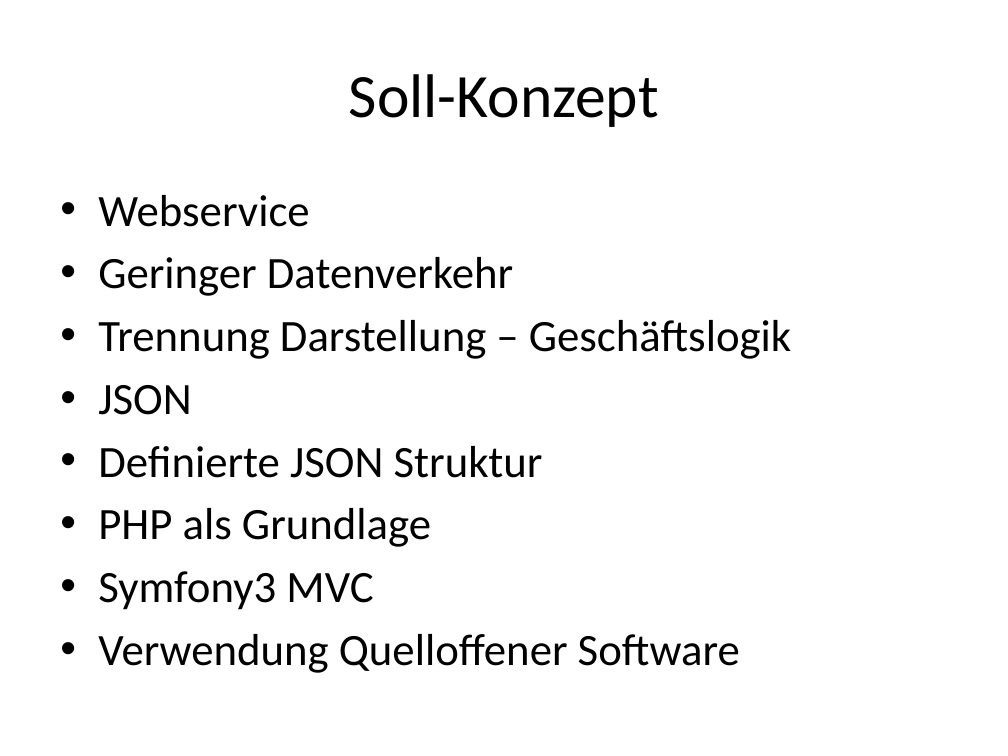
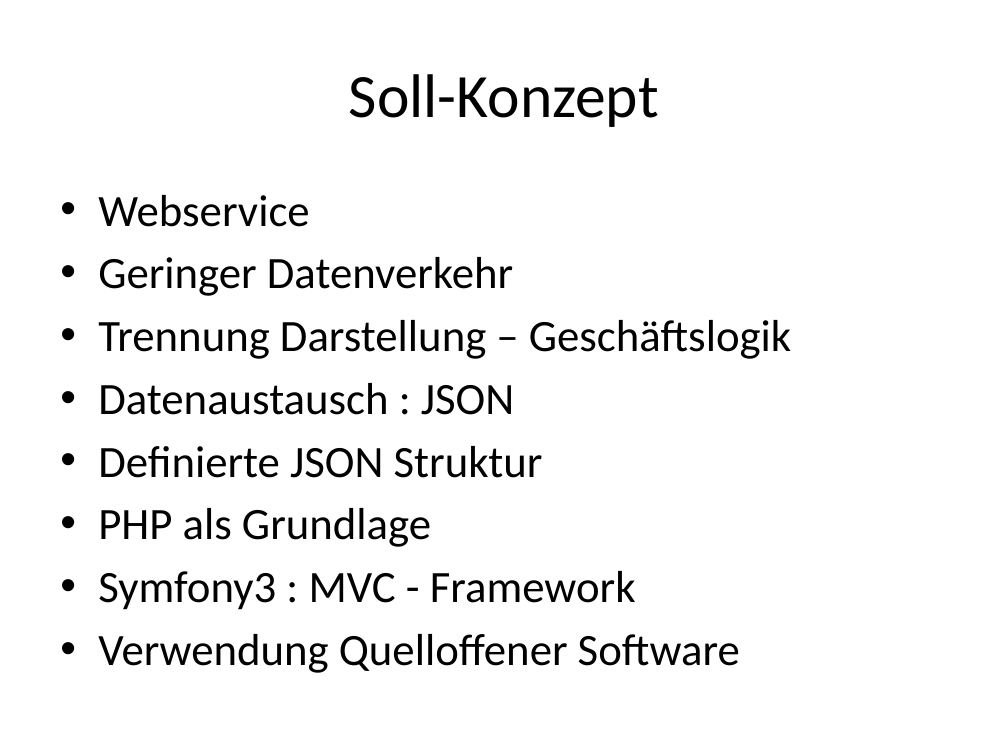
Before and after one commit to janhelmle/weiterbildung_fachinformatiker_ihk_projektantrag, a slide deck: slide 6 of praesentation/Projektpräsentation.pptx. Drawn at 1008x756 pixels with LibreOffice and Linux fonts; fonts in the diff are those of the drawing. Boxes give left, top, right and bottom in pixels: in the first picture for what was removed or moved away, otherwise in the second. Text is boxed around its words. In the diff, an @@ line names an element or a change of style, - is before the commit and + after.

```diff
--- a/praesentation/Projektpräsentation.pptx
+++ b/praesentation/Projektpräsentation.pptx
@@ text at [98, 383, 514, 415]: text changed @@
-• JSON
+• Datenaustausch : JSON
@@ text at [98, 571, 636, 610]: text changed @@
-• Symfony3 MVC
+• Symfony3 : MVC - Framework
```
Also in this commit, not shown: 4 other slides changed, 1 other file.
